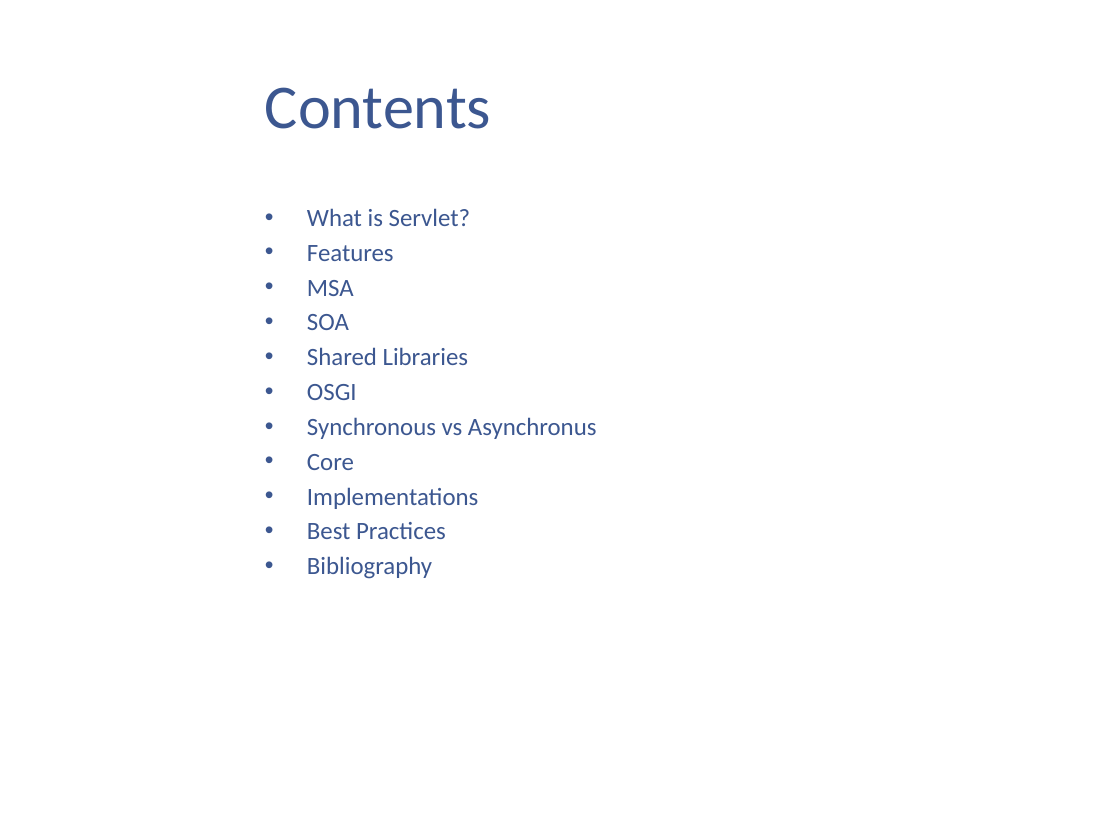
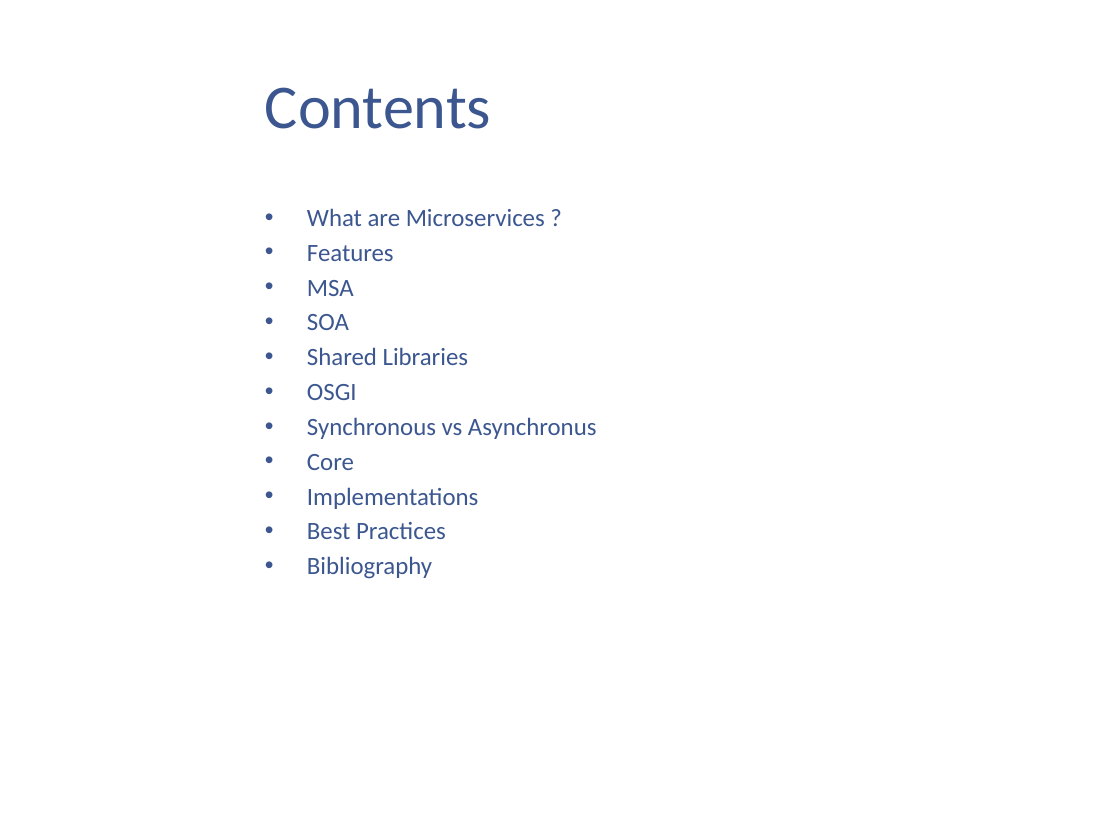
Before and after one commit to kenshincommon/ppts, a slide deck: slide 2 of Presentations/Microservices/Microservices.pptx. Drawn at 1120x840 pixels with LibreOffice and Linux fonts; fonts in the diff are those of the drawing; background and template pictures are left out. Boxes give left, top, right and bottom in pixels: in the first picture for what was removed or moved away, otherwise in the second. Text is boxed around its words. In the diff, an @@ line names an element or a change of style, - is before the commit and + after.

```diff
--- a/Presentations/Microservices/Microservices.pptx
+++ b/Presentations/Microservices/Microservices.pptx
@@ text at (307,208,545,226): text changed @@
-• What is Servlet?
+• What are Microservices ?
```
Also in this commit, not shown: 1 other slide changed, 25 other files.
